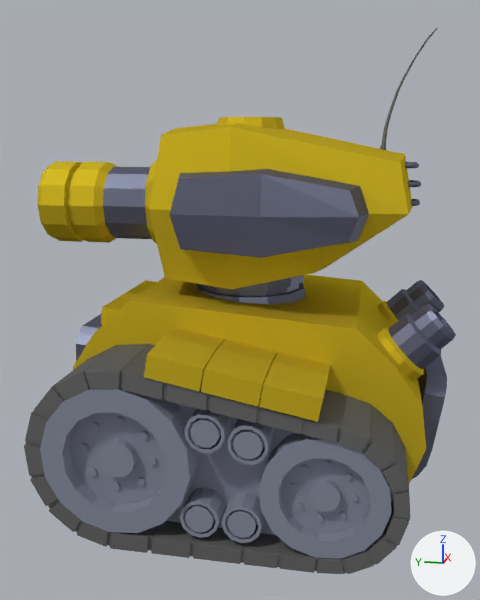
Renders of the Blender file assets/FancyTank/FancyTank.blend from each side of a commit.
Camera for both pictures: a 50 mm camera at (-12.9, -2.41, 6.9) aimed at (-0.08, 0.15, 3.69). Lighting does not change. The marker at lower right points along +X, +Y and +Z.

Before the edit, the objects in view are built like this:
```python
ob_body = bpy.data.objects.new('Body', me_cylinder_123)
ob_body.location = (0.0, 0.0, 0.0)
ob_body.rotation_euler = (0.0, 0.0, 1.571)  # degrees (0, 0, 90)
ob_turret = bpy.data.objects.new('Turret', me_cylinder_006)
ob_turret.location = (0.0, 0.06, 5.62)
ob_turret.rotation_euler = (0.0, 0.0, 1.571)  # degrees (0, 0, 90)
```
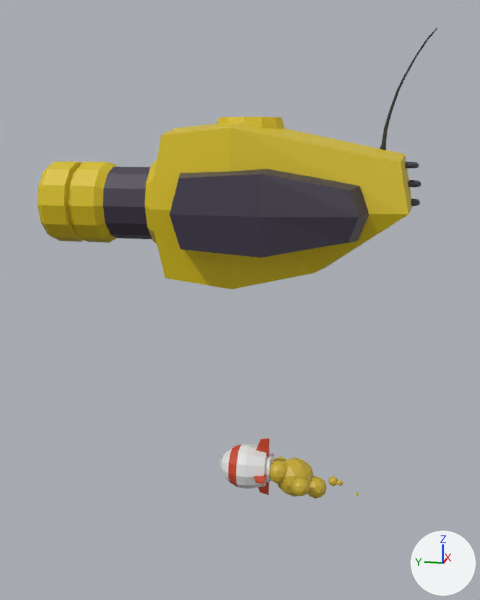
Boxes (x1, y1, x2, y2) around the edits, measured in the pictures (480 x 600 px):
'Body', hidden: before (24, 275, 456, 574)
'Turret', recoloured: (37, 32, 434, 289) in both
'Projectile', unchanged, uncovered by the edit: after (220, 438, 274, 495)
'Projectile Smoke', unchanged, uncovered by the edit: after (269, 456, 359, 499)

Patch to the scene script:
```diff
--- a/assets/FancyTank/FancyTank.blend.py
+++ b/assets/FancyTank/FancyTank.blend.py
@@ mat_material_017 @@
 mat_material_017 = bpy.data.materials.new('Material.017')
-# nodes: BsdfAnisotropic, BsdfDiffuse, MixShader, OutputMaterial
-# colours: yellow #ccb132, yellow #dbc113
+# nodes: BsdfPrincipled, OutputMaterial
+# colours: yellow #dbc113
@@ mat_material_021 @@
 mat_material_021 = bpy.data.materials.new('Material.021')
-# nodes: BsdfAnisotropic, BsdfDiffuse, MixShader, OutputMaterial
-# colours: grey #727272
+# nodes: BsdfPrincipled, OutputMaterial
+# colours: black #363636
@@ mat_material_023 @@
 mat_material_023 = bpy.data.materials.new('Material.023')
-# nodes: BsdfAnisotropic, BsdfDiffuse, MixShader, OutputMaterial
-# colours: dark purple #403a4b, blue #949ab4
+# nodes: BsdfPrincipled, OutputMaterial
+# colours: dark purple #403a4b
@@ ob_body @@
 _m = ob_body.modifiers.new('Bevel', 'BEVEL')
 _m.spread = 0.0
+ob_body.hide_set(True)
```
